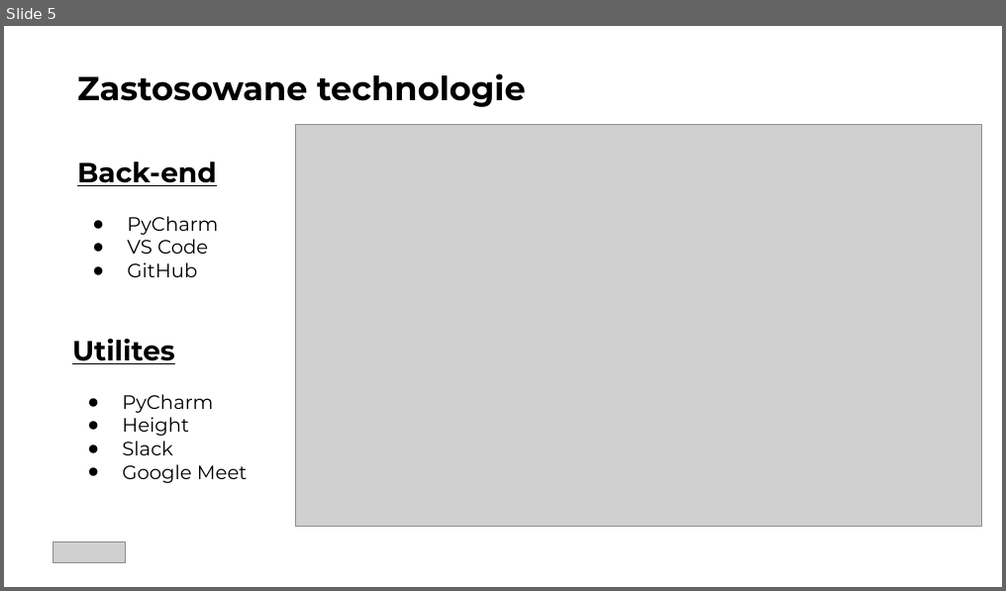
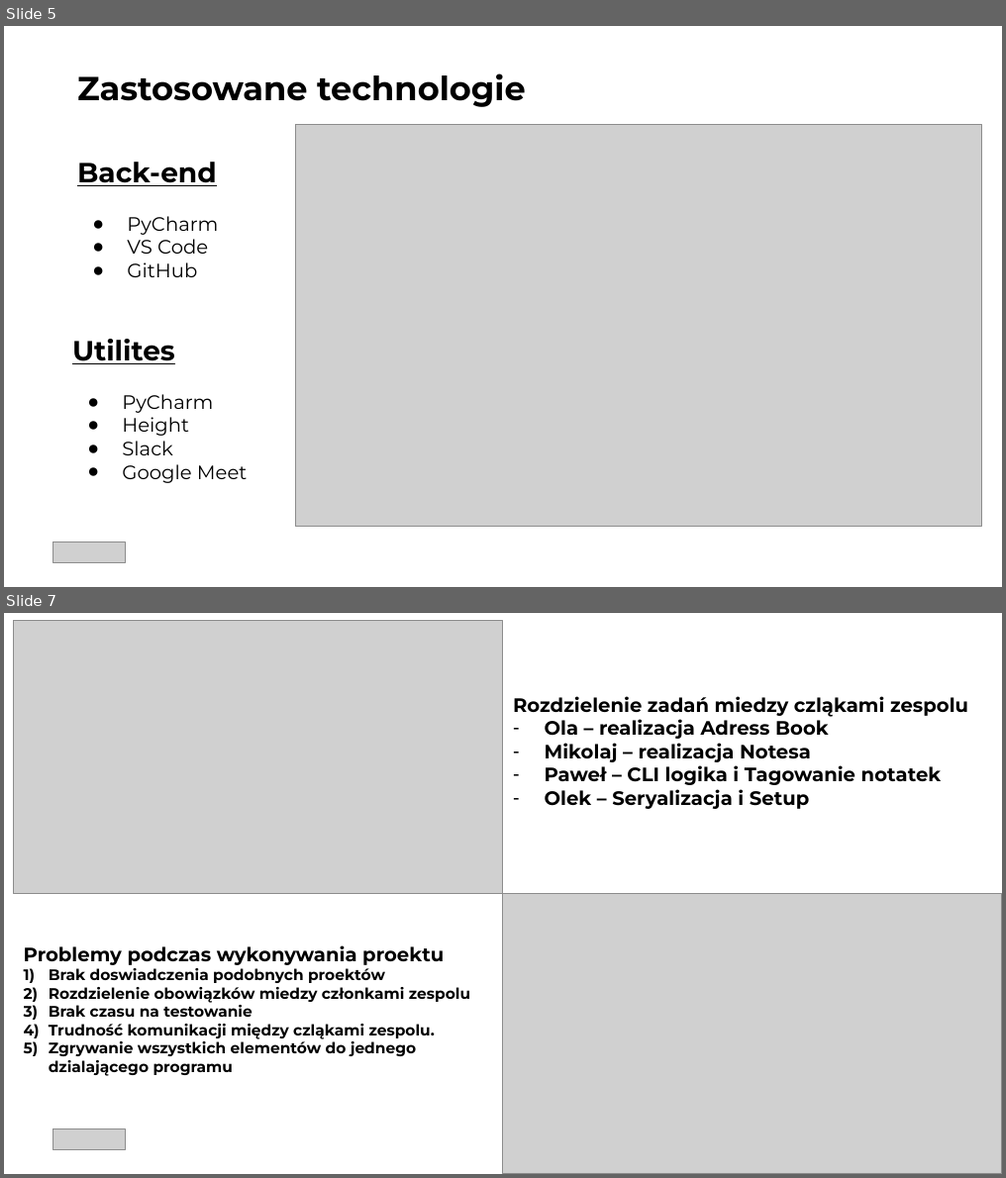
Before and after one commit to Mikolaj988/GoIT_Group, a slide deck: Core_Szablon prezentacji projektu.pptx. Shown one above the other, each under a label of ours: slide 5 before the commit, slides 5 and 7 after it; the slides between them are not shown. The pictures are 1006x591 and 1006x1178 pixels, drawn with LibreOffice and Linux fonts; fonts in the diff are those of the drawing; grey boxes stand for pictures. Boxes give left, top, right and bottom in pixels: in the first picture for what was removed or moved away, otherwise in the second. Text is boxed around its words. In the diff, an @@ line names an element or a change of style, - is before the commit and + after.

```diff
--- a/Core_Szablon prezentacji projektu.pptx
+++ b/Core_Szablon prezentacji projektu.pptx
@@ slide 7 added at <box>4,613,1002,1174</box>, background #FFFFFF @@
@@ picture added at <box>13,621,503,893</box> @@
@@ text added at <box>513,696,968,809</box>, 14 pt, text #000000, bold @@
+Rozdzielenie zadań miedzy czląkami zespolu
+– Ola – realizacja Adress Book
+– Mikolaj – realizacja Notesa
+– Paweł – CLI logika i Tagowanie notatek
+– Olek – Seryalizacja i Setup
@@ picture added at <box>503,893,1002,1173</box> @@
@@ text added at <box>24,946,470,1076</box>, 11 pt, text #000000, bold @@
+Problemy podczas wykonywania proektu
+1) Brak doswiadczenia podobnych proektów
+2) Rozdzielenie obowiązków miedzy członkami zespolu
+3) Brak czasu na testowanie
+4) Trudność komunikacji między czląkami zespolu.
+5) Zgrywanie wszystkich elementów do jednego dzialającego programu
@@ picture added at <box>53,1129,125,1151</box> @@
```
Also in this commit, not shown: 1 slide changed.
